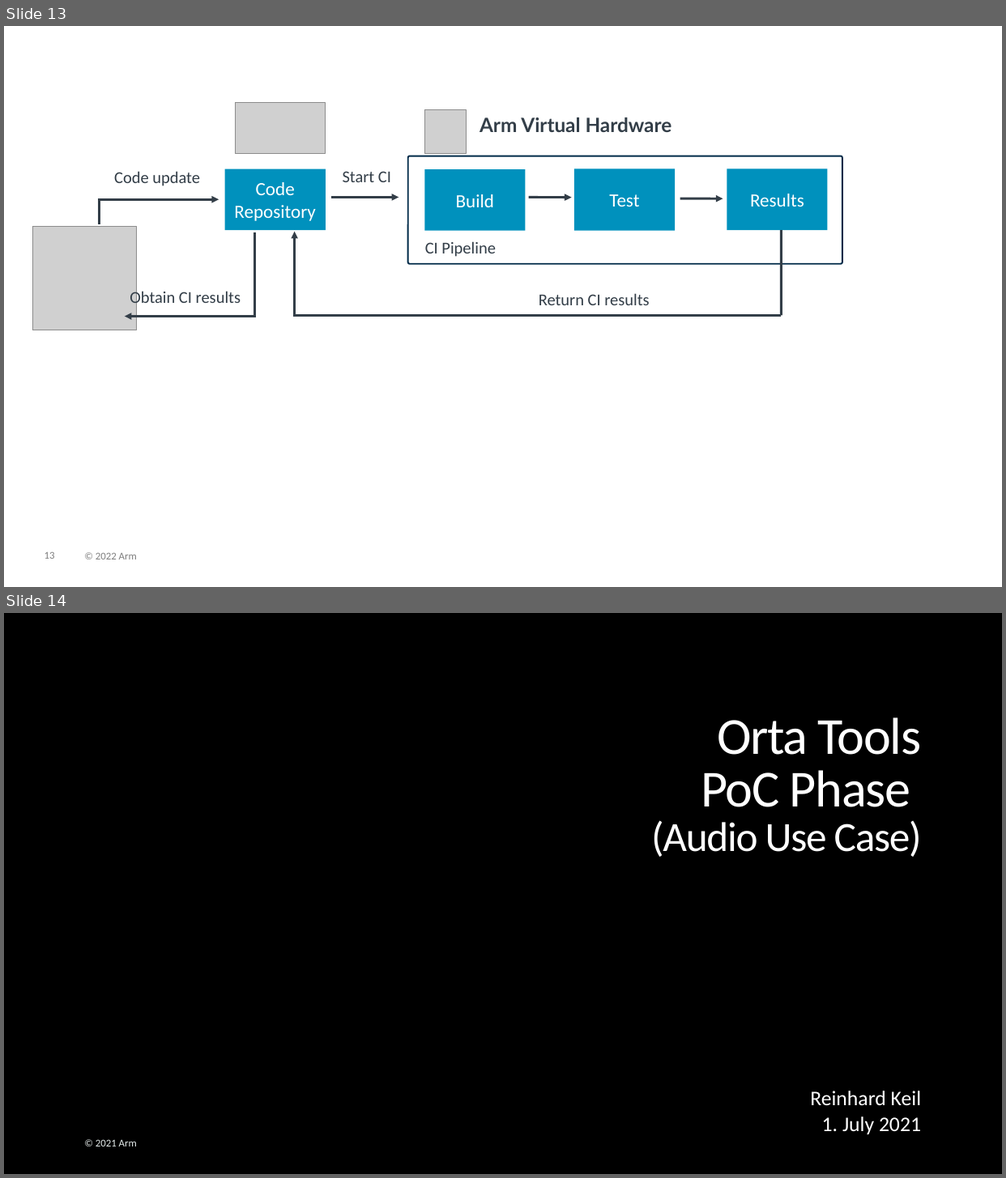
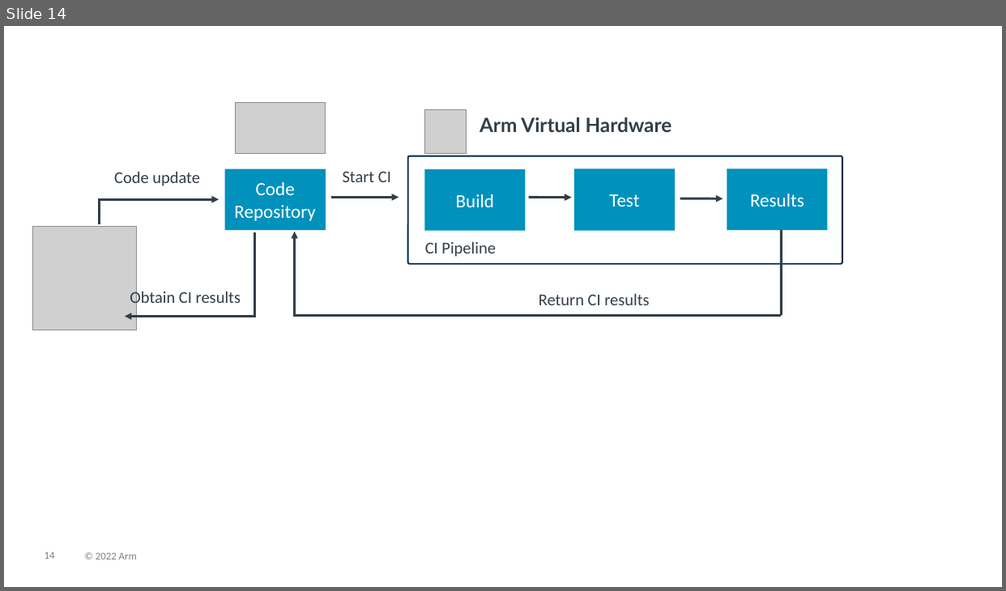
Before and after one commit to ARM-software/AVH, a slide deck: DoxyGen/overview/src/images/img_src.pptx. Shown one above the other, each under a label of ours: slides 13 and 14 before the commit, slide 14 after it. The pictures are 1006x1178 and 1006x591 pixels, drawn with LibreOffice and Linux fonts; fonts in the diff are those of the drawing; grey boxes stand for pictures; background and template pictures are left out. Boxes give left, top, right and bottom in pixels: in the first picture for what was removed or moved away, otherwise in the second. Text is boxed around its words. In the diff, an @@ line names an element or a change of style, - is before the commit and + after.

```diff
--- a/DoxyGen/overview/src/images/img_src.pptx
+++ b/DoxyGen/overview/src/images/img_src.pptx
@@ slide 14 removed at (x1=4, y1=613, x2=1002, y2=1174), background #000000 @@
@@ title removed at (x1=651, y1=717, x2=922, y2=857) @@
-Orta Tools
-PoC Phase
-(Audio Use Case)
@@ text removed at (x1=810, y1=1091, x2=921, y2=1105) @@
-Reinhard Keil
@@ text removed at (x1=822, y1=1117, x2=921, y2=1135) @@
-1. July 2021
@@ text removed at (x1=96, y1=1139, x2=137, y2=1147) @@
-© 2021 Arm
@@ what was slide 13 is now slide 14 @@
@@ page number at (x1=44, y1=552, x2=55, y2=559): text changed @@
-13
+14
```
Also in this commit, not shown: 1 slide changed, 1 slide added, 4 other slides removed, 1 other file.
